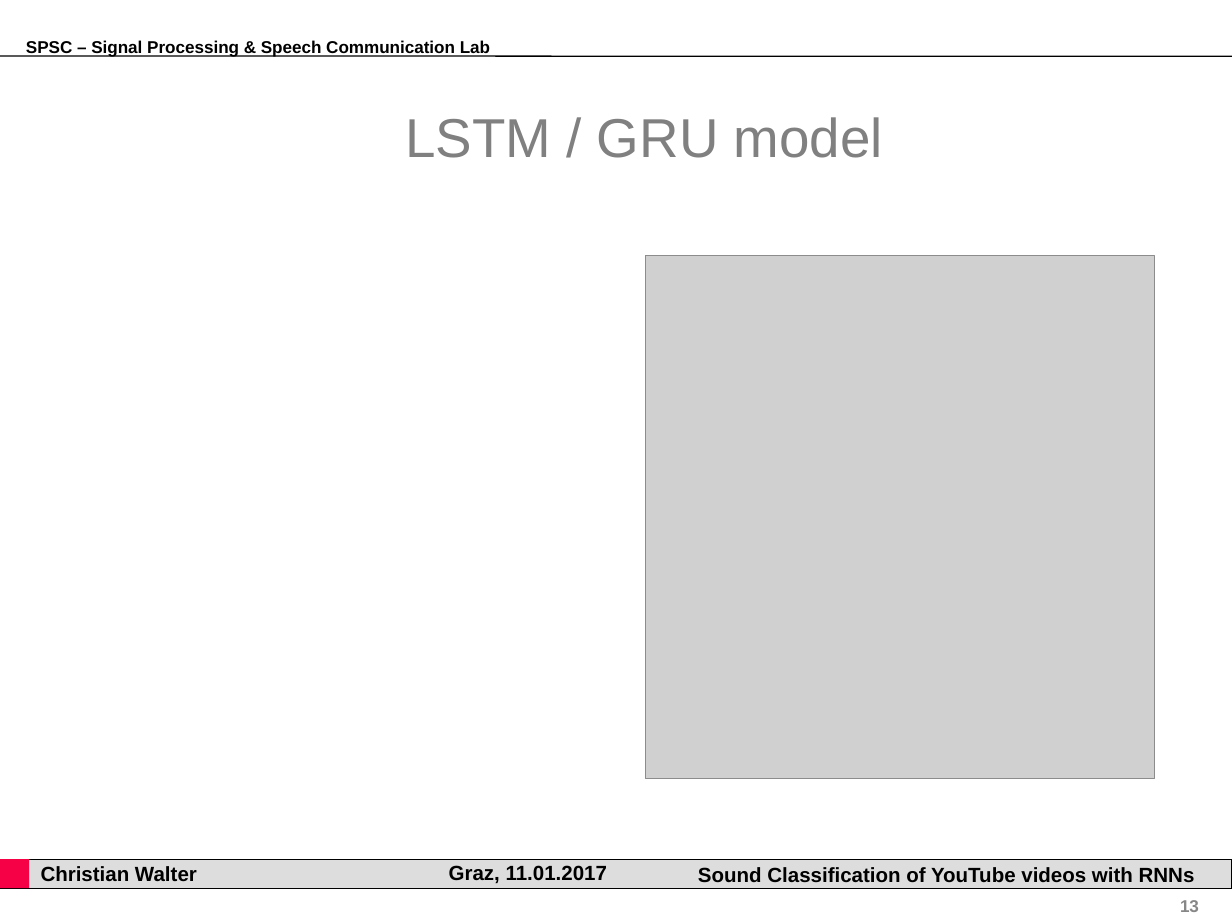
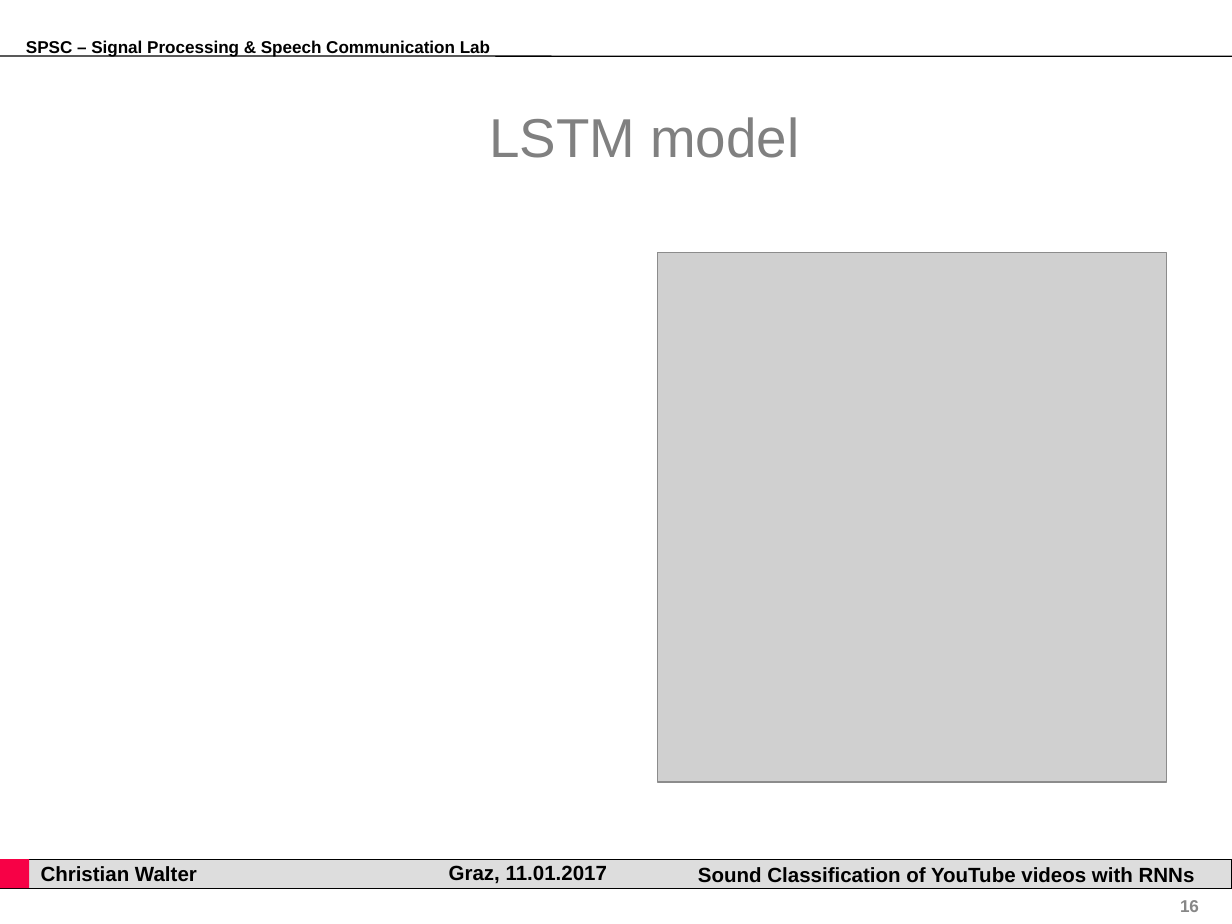
Before and after one commit to gartenschlaefer/present, a slide deck: slide 16 of bachelor_thesis/bachelor_thesis.ppt (slide 13 before the commit). Drawn at 1232x924 pixels with LibreOffice and Linux fonts; fonts in the diff are those of the drawing; grey boxes stand for pictures; background and template pictures are left out. Boxes give left, top, right and bottom in pixels: in the first picture for what was removed or moved away, otherwise in the second. Text is boxed around its words. In the diff, an @@ line names an element or a change of style, - is before the commit and + after.

```diff
--- a/bachelor_thesis/bachelor_thesis.ppt
+++ b/bachelor_thesis/bachelor_thesis.ppt
@@ title at (489, 117, 799, 158): text changed @@
-LSTM / GRU model
+LSTM model
@@ picture: place and size @@
-picture at (646, 256, 1154, 779)
+picture at (658, 253, 1167, 782)
@@ page number at (1180, 900, 1199, 912): text changed @@
-13
+16
```
Also in this commit, not shown: 12 other slides changed, 4 slides added, 2 slides removed, 30 other files.
